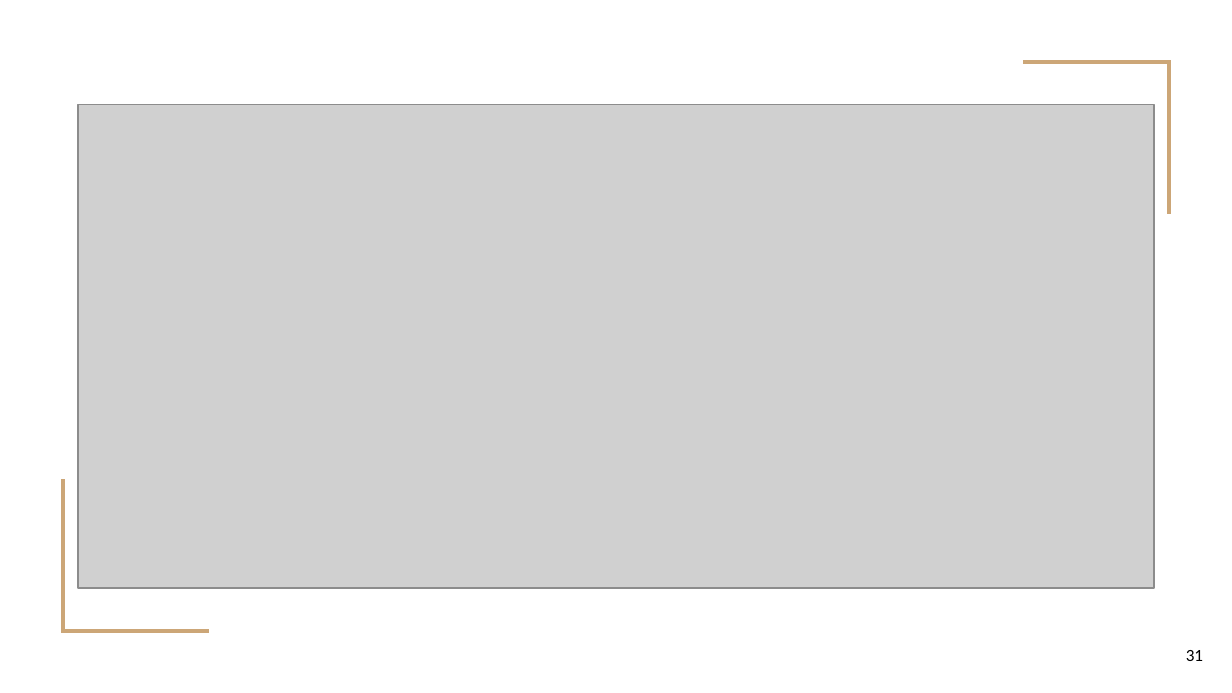
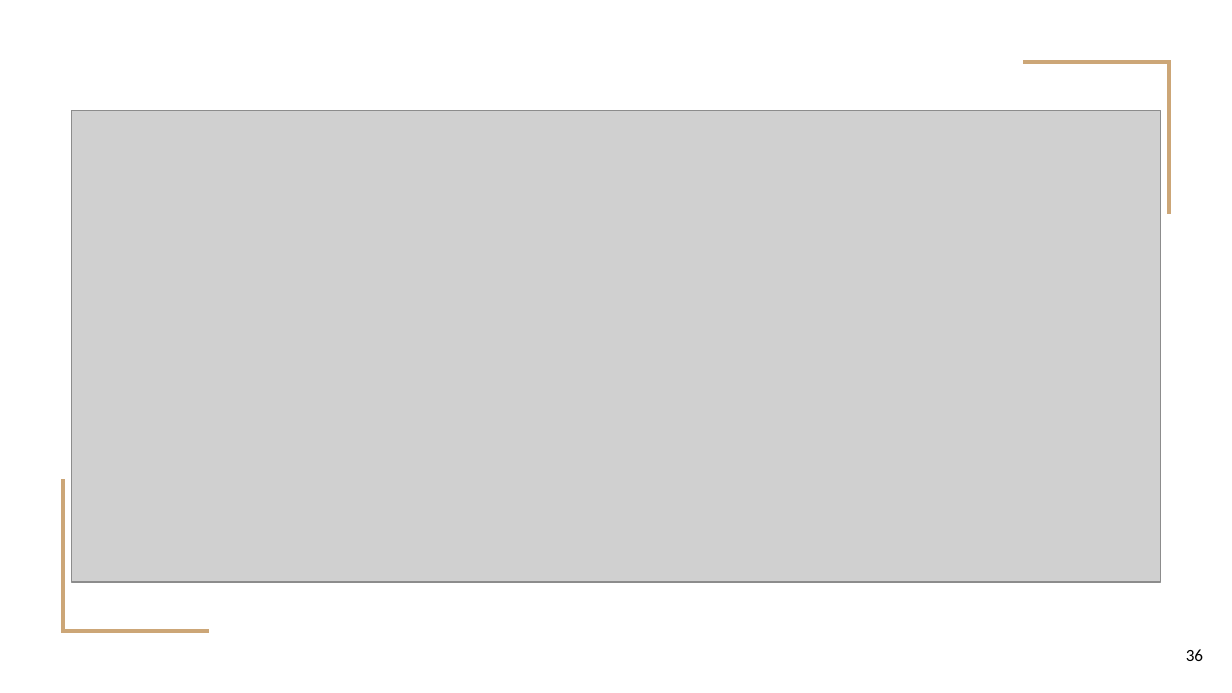
Before and after one commit to sinamoghtased/advanced-sw-prjct, a slide deck: slide 36 of search-engine/docs/Quickdex.pptx (slide 31 before the commit). Drawn at 1232x693 pixels with LibreOffice and Linux fonts; fonts in the diff are those of the drawing; grey boxes stand for pictures. Boxes give left, top, right and bottom in pixels: in the first picture for what was removed or moved away, otherwise in the second. Text is boxed around its words. In the diff, an @@ line names an element or a change of style, - is before the commit and + after.

```diff
--- a/search-engine/docs/Quickdex.pptx
+++ b/search-engine/docs/Quickdex.pptx
@@ picture: place and size @@
-picture at (78,105,1153,588)
+picture at (71,111,1162,583)
@@ page number at (1186,649,1203,661): text changed @@
-31
+36
```
Also in this commit, not shown: 5 slides added.
